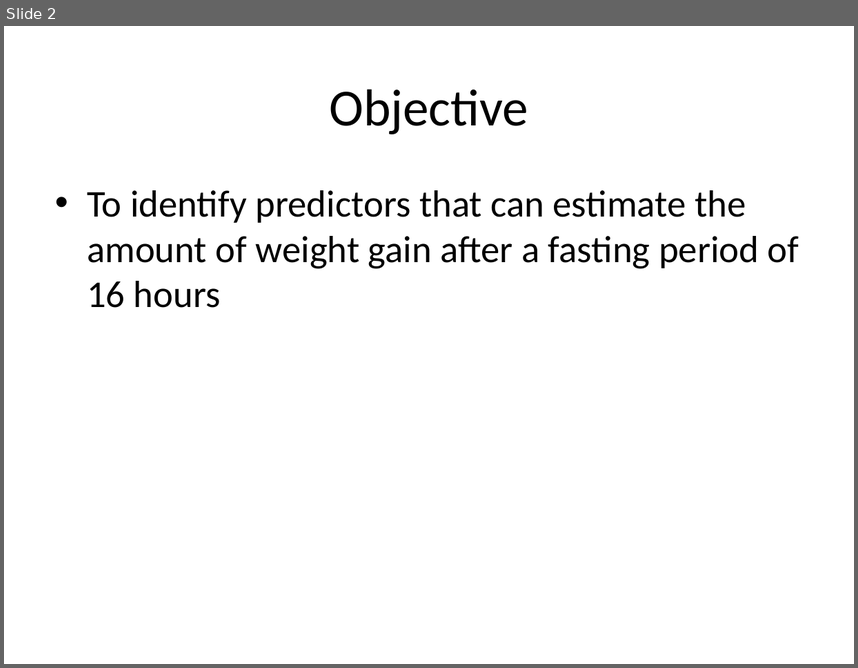
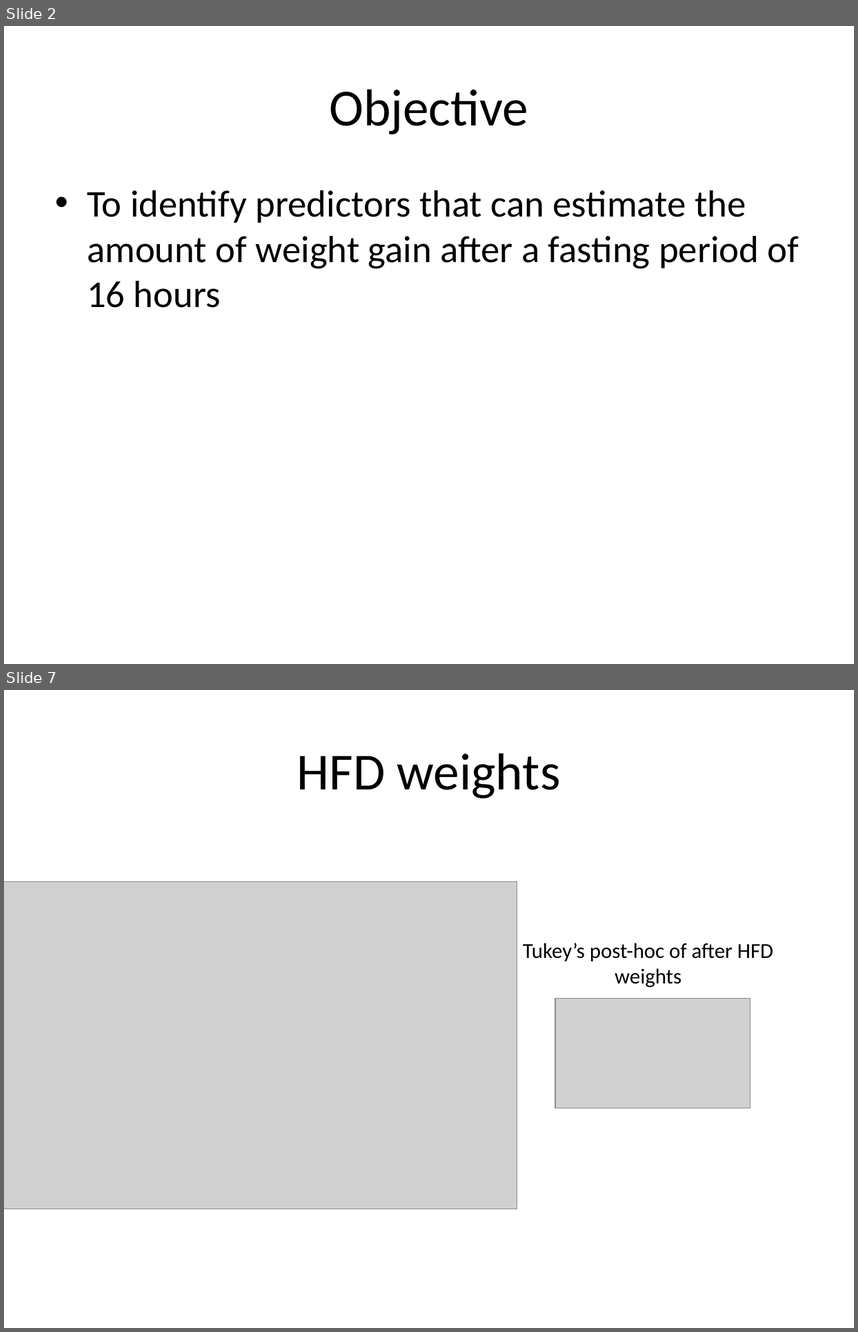
Before and after one commit to BridgesLab/PredictorsDietInducedObesity, a slide deck: ResultsSlides.pptx. Shown one above the other, each under a label of ours: slide 2 before the commit, slides 2 and 7 after it; the slides between them are not shown. The pictures are 858x668 and 858x1332 pixels, drawn with LibreOffice and Linux fonts; fonts in the diff are those of the drawing; grey boxes stand for pictures. Boxes give left, top, right and bottom in pixels: in the first picture for what was removed or moved away, otherwise in the second. Text is boxed around its words. In the diff, an @@ line names an element or a change of style, - is before the commit and + after.

```diff
--- a/ResultsSlides.pptx
+++ b/ResultsSlides.pptx
@@ slide 7 added at bbox=[4, 690, 854, 1328], background #FFFFFF @@
@@ title added at bbox=[297, 753, 561, 798], 44 pt, text #000000 @@
+HFD weights
@@ picture added at bbox=[4, 881, 517, 1209] @@
@@ text added at bbox=[523, 943, 773, 987], 18 pt, text #000000 @@
+Tukey’s post-hoc of after HFD weights
@@ picture added at bbox=[556, 998, 751, 1107] @@
```
Also in this commit, not shown: 2 slides changed, 12 other slides added.
